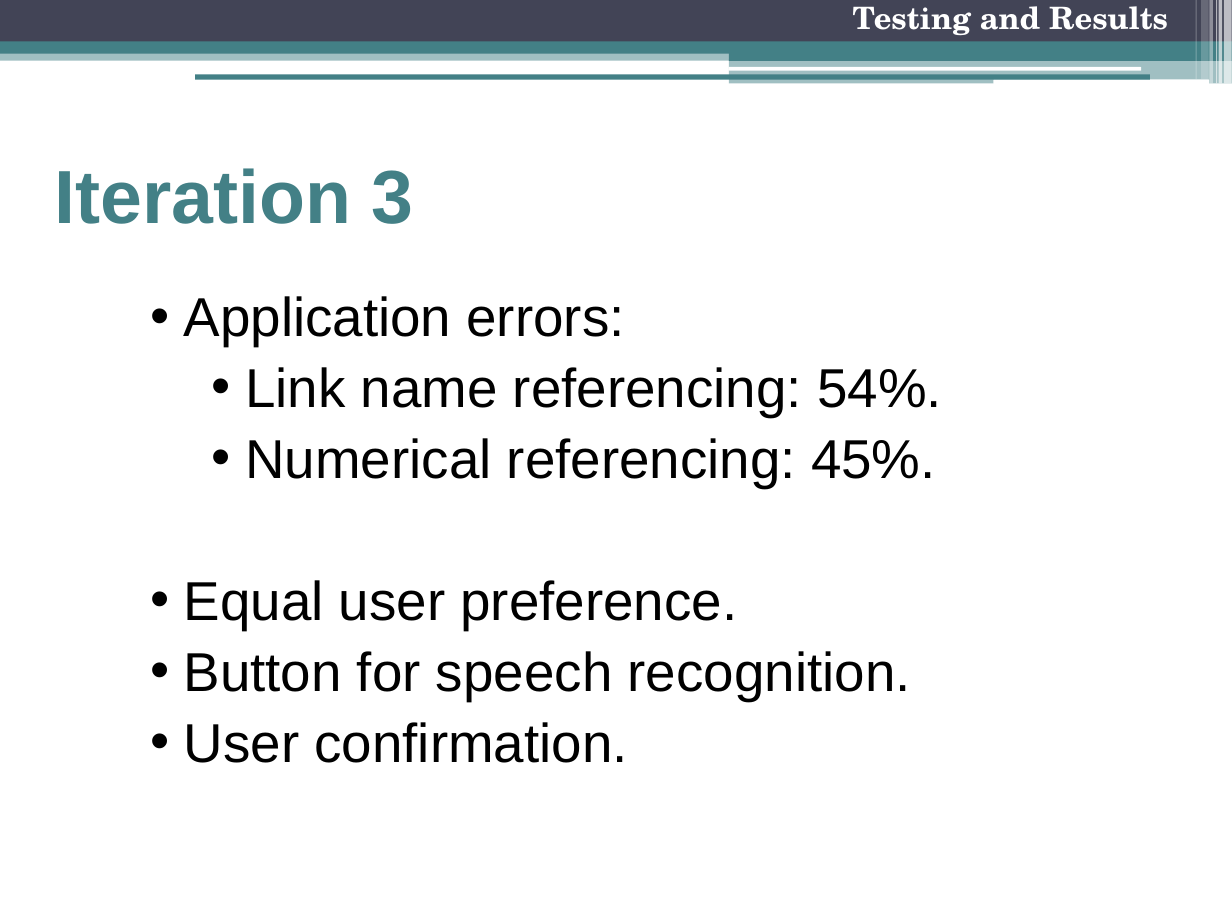
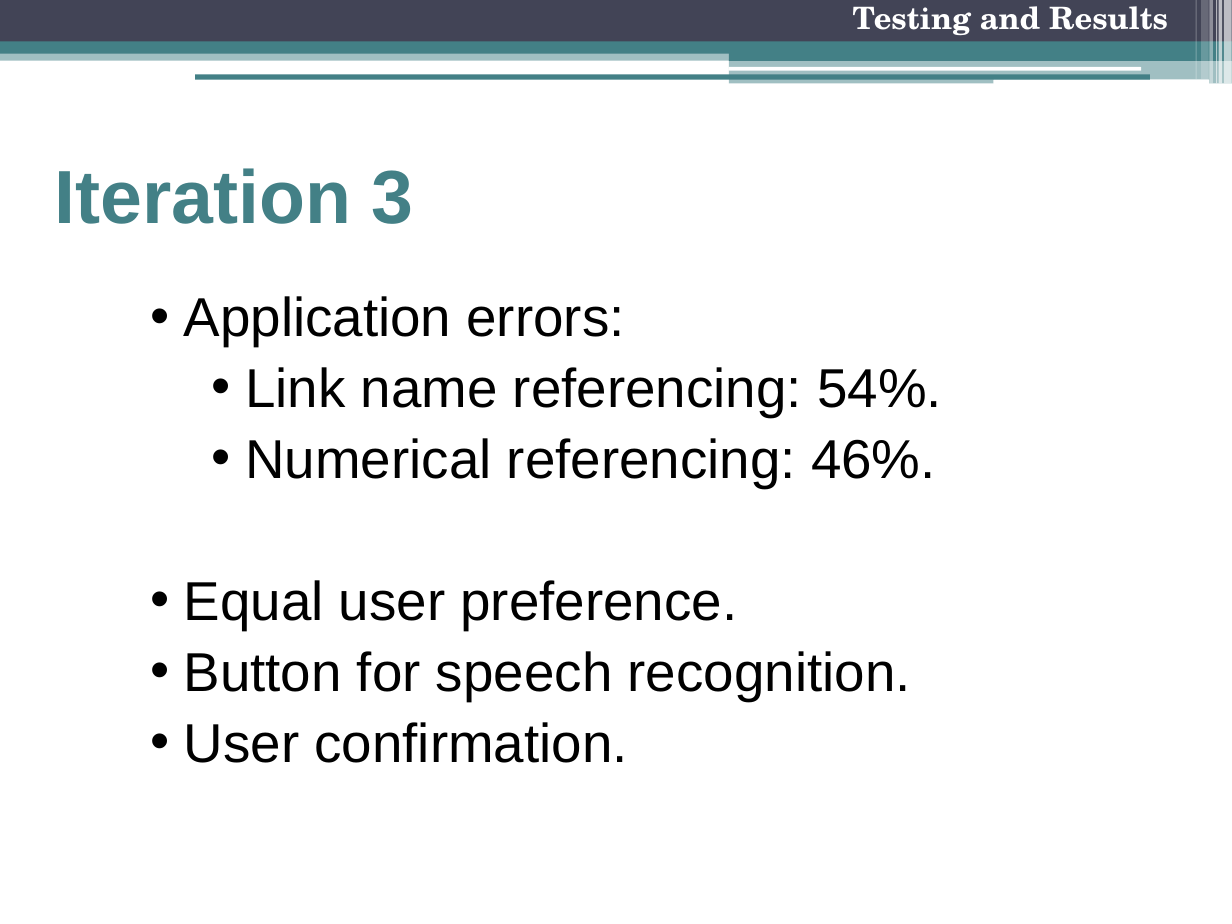
Before and after one commit to freecole/Lab-project, a slide deck: slide 28 of Presentation/3 Nov/Final Presentation.pptx. Drawn at 1232x924 pixels with LibreOffice and Linux fonts; fonts in the diff are those of the drawing. Boxes give left, top, right and bottom in pixels: in the first picture for what was removed or moved away, otherwise in the second. Text is boxed around its words. In the diff, an @@ line names an element or a change of style, - is before the commit and + after.

```diff
--- a/Presentation/3 Nov/Final Presentation.pptx
+++ b/Presentation/3 Nov/Final Presentation.pptx
@@ text at box(245, 438, 936, 488): text changed @@
-    • Numerical referencing: 45%.
+    • Numerical referencing: 46%.
```
Also in this commit, not shown: 9 other slides changed.
